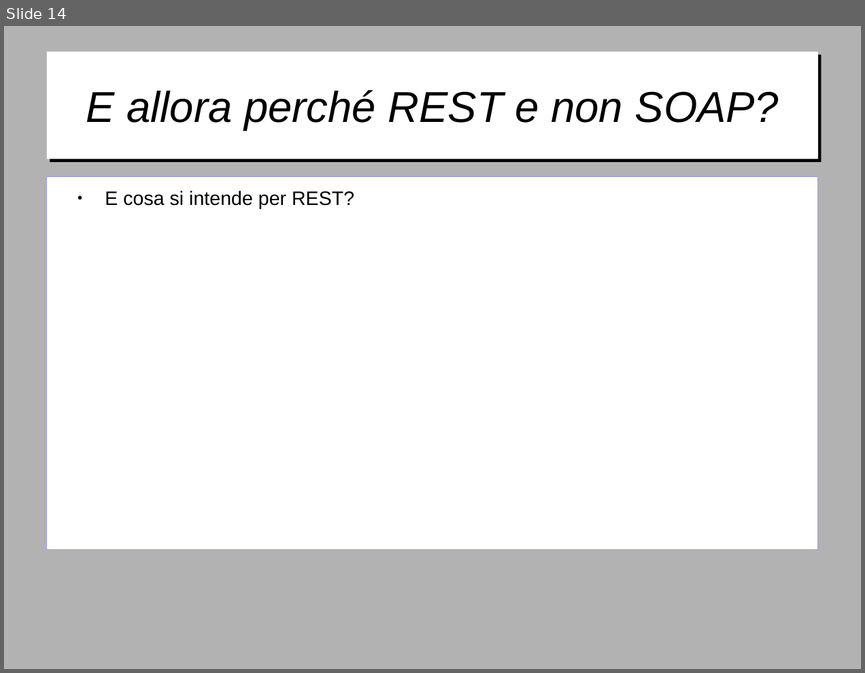
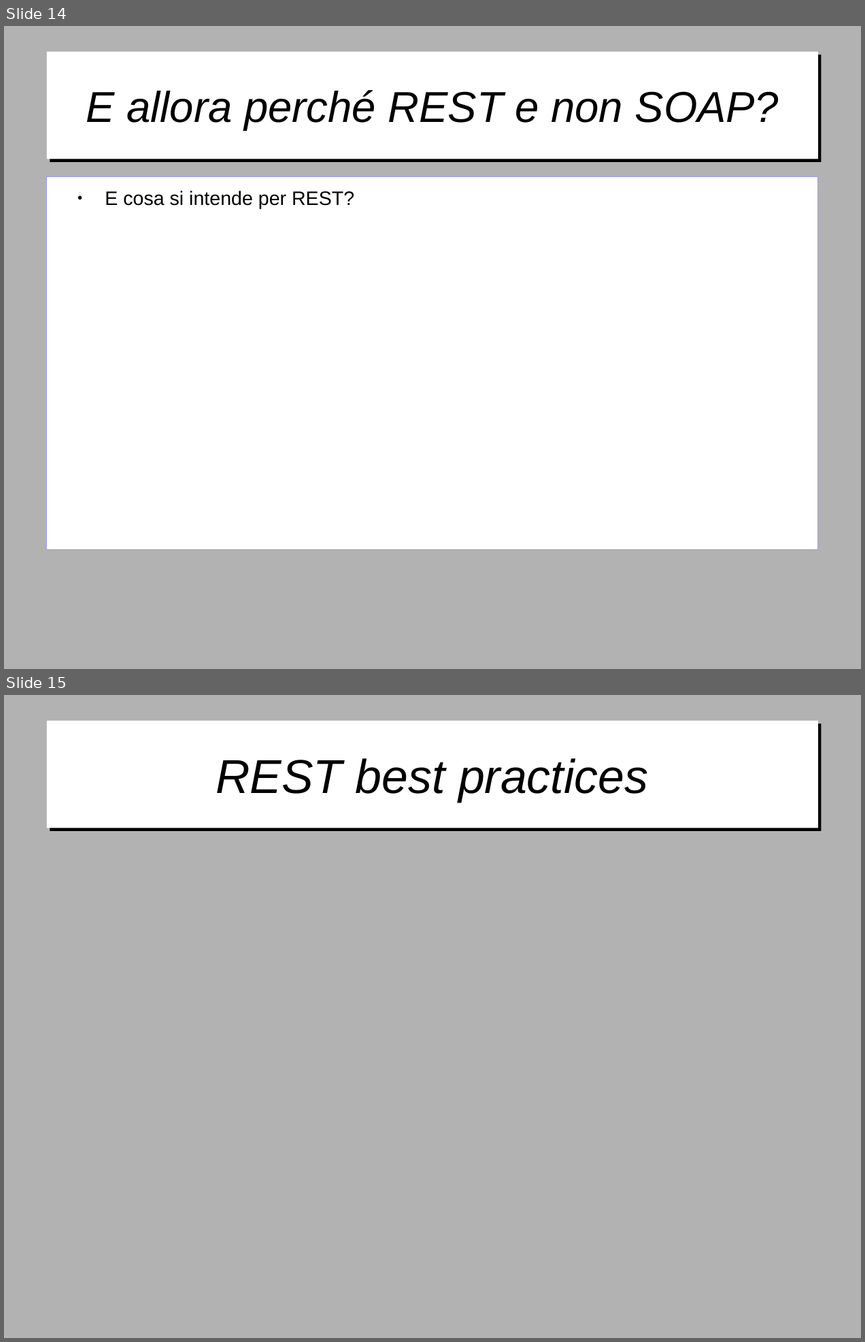
Before and after one commit to gitfer/ARXCourse, a slide deck: ARXCourse.odp. Shown one above the other, each under a label of ours: slide 14 before the commit, slides 14 and 15 after it. The pictures are 865x673 and 865x1342 pixels, drawn with LibreOffice and Linux fonts; fonts in the diff are those of the drawing; background and template pictures are left out. Boxes give left, top, right and bottom in pixels: in the first picture for what was removed or moved away, otherwise in the second. Text is boxed around its words. In the diff, an @@ line names an element or a change of style, - is before the commit and + after.

```diff
--- a/ARXCourse.odp
+++ b/ARXCourse.odp
@@ slide 15 added at bbox=[4, 695, 861, 1338], background #B2B2B2 @@
@@ title added at bbox=[47, 721, 818, 828], fill #FFFFFF, 44 pt, text #000000, italic @@
+REST best practices
```
Also in this commit, not shown: 4 other slides added.
